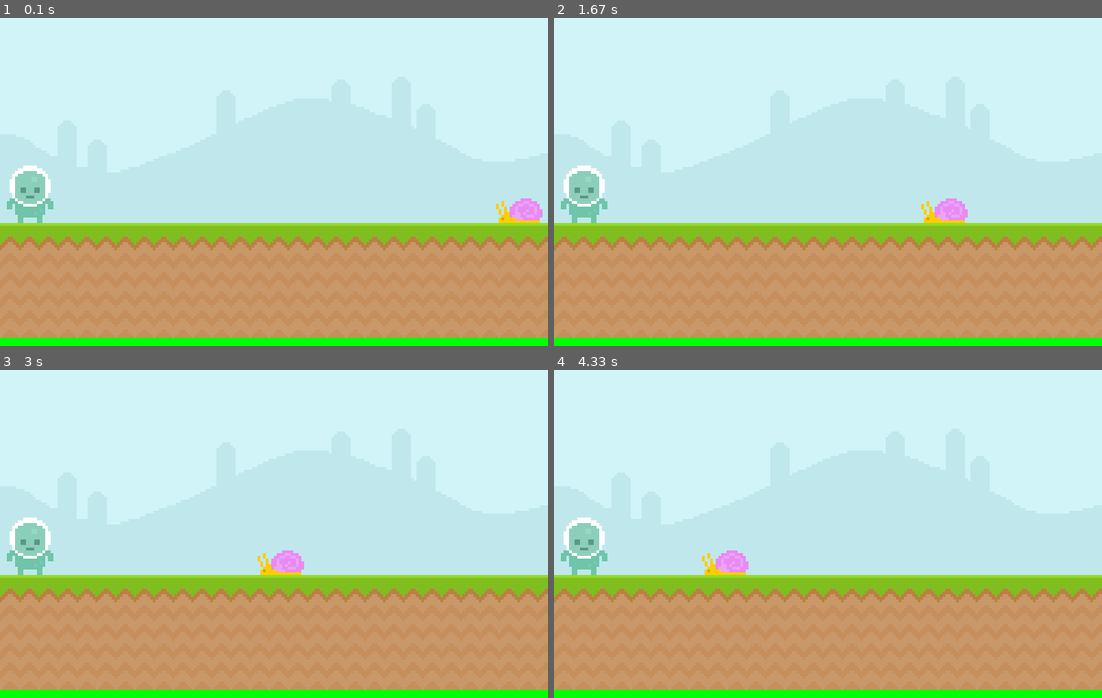
Above: before the commit, frames 1-4 (two rows, left to right).
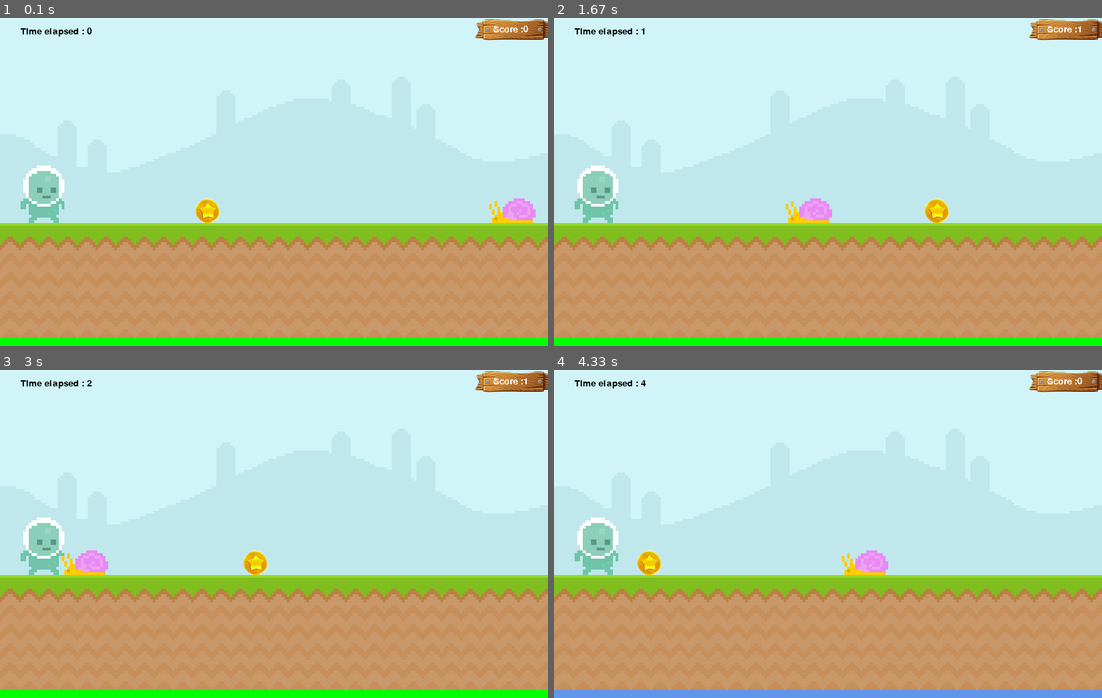
Above: after the commit, the same moments.

Repository: Biancaa-R/Pygame-Infinite-Runner
Game: pygame game, started from Pygame infinite runner/main.py
Same seed, same stepped clock (60 frames per second), same inputs: the game is played once before the commit and once after it.
Inputs (mouse positions are in pixels of both pictures, inside the frame that each line leads up to):
- Up to frame 1 (0.1 s): no input
- Up to frame 2 (1.67 s): tap Space at 0.33 s; hold Up 0.67-1.13 s; hold Down 1.17-1.63 s
- Up to frame 3 (3 s): click (328, 606) at 2.72 s
- Up to frame 4 (4.33 s): tap Space at 3 s

The runs differ from the first frame. In frame 1, 2.7% of the frame differs, in the area x 1-100%, y 0-63%; in frame 2, 3.0%; in frame 3, 3.2%; in frame 4, 5.7%, in the area x 0-100%, y 0-100%.

Commit message:
Add files via upload

Diff:
--- a/Pygame infinite runner/main.py
+++ b/Pygame infinite runner/main.py
@@ -1,6 +1,14 @@
 import pygame
 import random
 from sys import exit
+
+def display_time():
+    current_time=pygame.time.get_ticks()//1000-starting_time//1000
+    time_font=pygame.font.Font(None,20)
+    time_surface=time_font.render("Time elapsed : "+ str(current_time),True,"Black")
+    time_rect=time_surface.get_rect(midleft=(30,20))
+    screen.blit(time_surface,time_rect)
+
 pygame.init()
 screen=pygame.display.set_mode((800,480))#pygame.RESIZABLE)#creating a display surface
 screen.fill("Green")
@@ -11,6 +19,13 @@
 icon=pygame.image.load("graphics/lemon.png")
 pygame.display.set_icon(icon)
 
+#constants
+starting_time=0
+score=0
+gravity=0
+game_running=True
+
+
 #objects
 bg_surface=pygame.Surface((800,300))
 bg_surface=pygame.image.load("graphics/Sky.png")
@@ -18,15 +33,29 @@
 ground_surface=pygame.Surface((800,200))
 ground_surface=pygame.image.load("graphics/ground.png")
 
+score_surface = pygame.image.load("graphics/board1.png")
+score_rect = score_surface.get_rect(midtop=(750,0))
+
+#coins
+coin_surface=pygame.image.load("graphics/coin1.png")
+coin_rect=coin_surface.get_rect(bottomleft=(300,300))
+
 #characters
-player_surface=pygame.image.load("graphics/player_stand.png")
-player_rect=player_surface.get_rect(bottomleft=(10,300))
+player_surface=pygame.image.load("graphics/player_walk_1.png")
+player_rect=player_surface.get_rect(bottomleft=(30,300))
 
 snail_surface=pygame.image.load("graphics/snail1.png")
 snail_rect=snail_surface.get_rect(midbottom=(770,300))
 
+player_stand=pygame.image.load("graphics/player_stand.png")
+player_stand=pygame.transform.scale2x(player_stand) #Transforming the player_surf
+playerstand_rect=player_stand.get_rect(center=(360,260))
+
+#Game over
+#game_font=pygame.font.Font(None,50)
+#game_font_surface=game_font.render("GAME OVER",False,"black")
+score_font= pygame.font.Font (None,20)
 #constants
-gravity=0
 player_rect.y=300
 
 while True:
@@ -34,31 +63,89 @@
         if event.type==pygame.QUIT:# constant irrespective of the type of window
             pygame.quit()#opposite of pygame.init()
             exit()
-        if event.type==pygame.KEYDOWN: #and player_rect.colliderect(snail_rect)==False:
-            if event.key==pygame.K_UP and player_rect.bottom>=100:
-                gravity = -15
-            elif event.key==pygame.K_DOWN:
-                gravity =10
 
-    screen.blit(bg_surface,(0,0))
-    screen.blit(ground_surface,(0,300))
+        if game_running == True:
+            if event.type==pygame.KEYDOWN and player_rect.colliderect(snail_rect)==False:
+                if event.key==pygame.K_UP and player_rect.bottom>=100:
+                    gravity = -15
+                elif event.key==pygame.K_DOWN:
+                    gravity =10
+                if event.key==pygame.K_SPACE:
+                    game_running=True
 
-    screen.blit(player_surface,player_rect)
-    screen.blit(snail_surface,snail_rect)
+        if game_running == False:
+            if event.type==pygame.KEYDOWN:
+                if event.key==pygame.K_SPACE:
+                    game_running=True
+                    snail_rect.right=800
+                    score=0
+                    starting_time=pygame.time.get_ticks()//1000
 
-    #gravity mechanism:
-    gravity+=1
-    player_rect.y+=gravity
+    if game_running==True:
+        #Text
+        text=("Score :"+ str(score))
 
-    if player_rect.bottom>=300:
-        player_rect.bottom=300
-        gravity=0
+        score_text_surface=score_font.render((text),False,"white")
 
-    #opponent motion:
-    snail_rect.left-=2
-    if snail_rect.left<=0:
-        snail_rect.right=800
-        #snail_rect.left=random.randint(200,800)
+        screen.blit(bg_surface,(0,0))
+        screen.blit(ground_surface,(0,300))
+        screen.blit(coin_surface,coin_rect)
+        screen.blit(score_surface,score_rect)
+        screen.blit(score_text_surface,(720,10))
+
+        screen.blit(player_surface,player_rect)
+        screen.blit(snail_surface,snail_rect)
+
+        display_time()
+
+        #gravity mechanism:
+        gravity+=1
+        player_rect.y+=gravity
+
+        if player_rect.bottom>=300:
+            player_rect.bottom=300
+            gravity=0
+
+        #collision:
+        if player_rect.colliderect(snail_rect):
+            game_running=False
+
+        if coin_rect.colliderect(player_rect):
+            score+=1
+            coin_rect.left=random.randint(97,800)
+            #97,275
+
+        #opponent motion:
+        snail_rect.left-=4
+        if snail_rect.left<=0:
+            snail_rect.right=800
+            #snail_rect.left=random.randint(200,800)
+
+        coin_rect.left-=3
+        if coin_rect.left<=0:
+            coin_rect.right=800
+
+
+    if game_running==False:
+        pygame.time.wait(360)
+        screen.fill("cornflowerblue")
+        screen.blit(player_stand,playerstand_rect)
+
+        game_font=pygame.font.Font(None,50)
+        game_font_surface=game_font.render("Press space to replay",False,"Powderblue")
+        screen.blit(game_font_surface,(200,370))
+
+        final_score_surface=game_font.render("Infinite runner score :"+ str(score),False,"Powderblue")
+        screen.blit(final_score_surface,(200,70))
+
 
     pygame.display.update()#for updating the initial display surface
     clock.tick(60)#The while true loop should not run faster than 60 times a sec
+
+
+'''
+    To figure out point
+    mousepos=pygame.mouse.get_pos()
+    if player_rect.collidepoint(mousepos):
+        print(mousepos)
+'''
